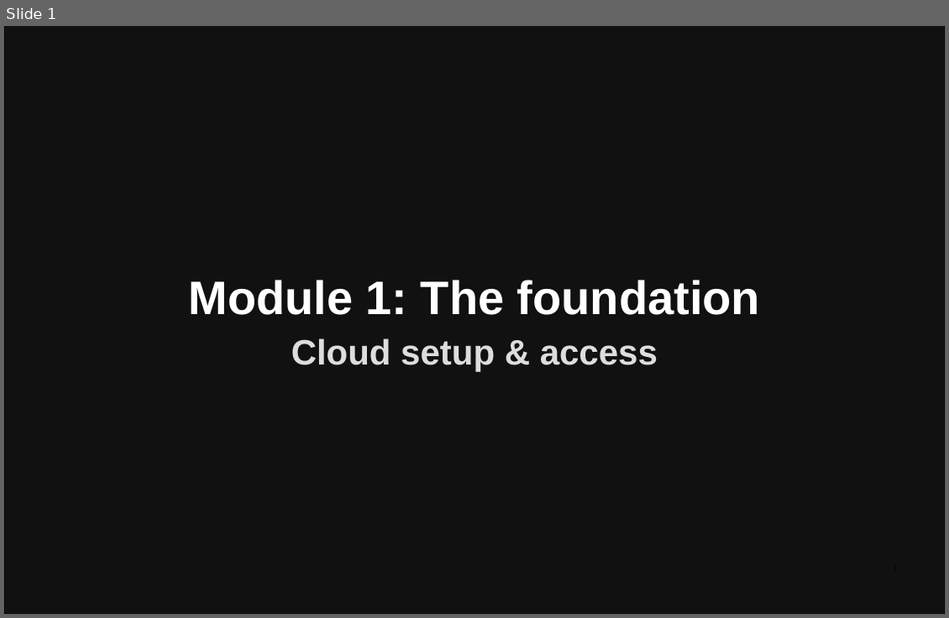
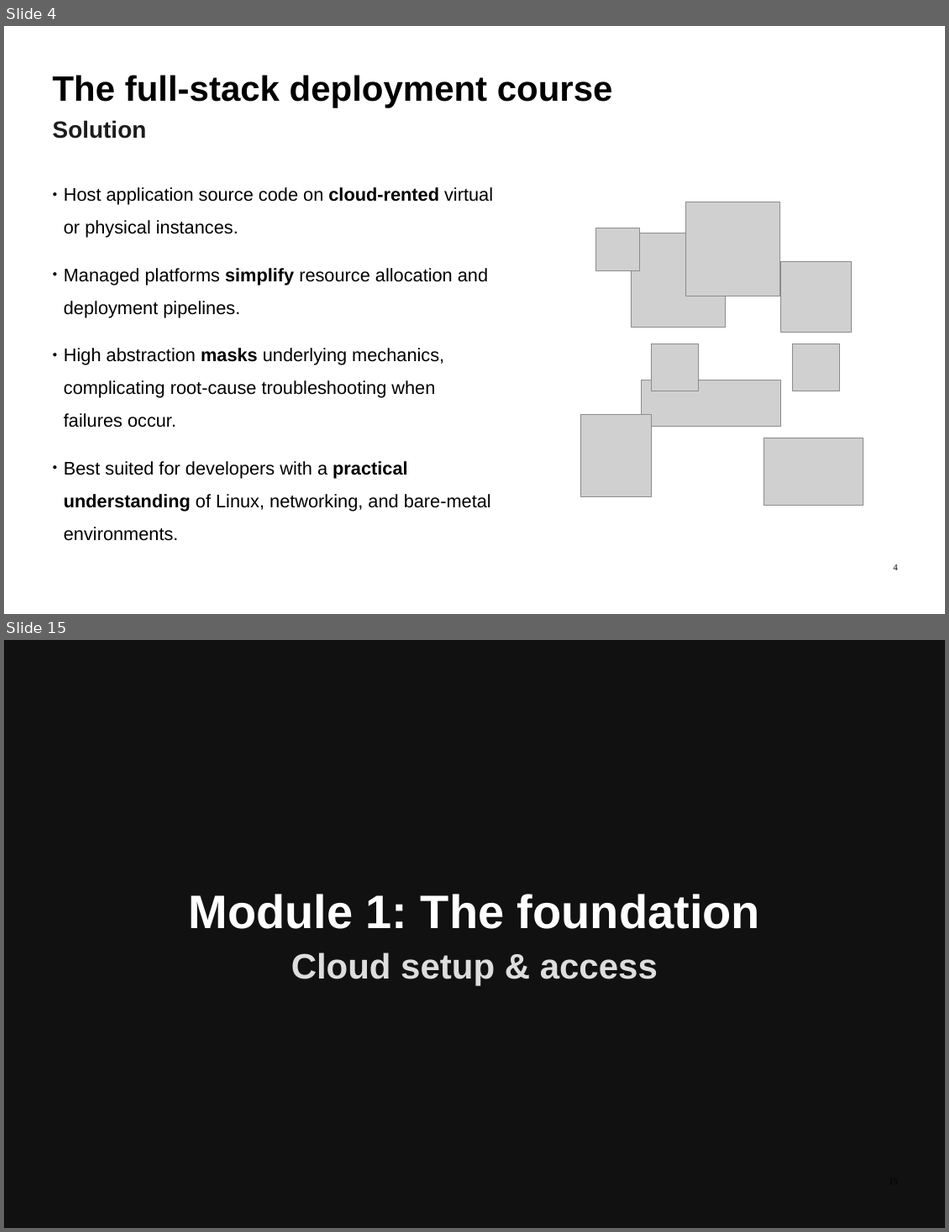
Before and after one commit to ImadSaddik/FullStackDeploymentHandbook, a slide deck: course-assets/slides/full_stack_deployment_guide.odp. Shown one above the other, each under a label of ours: slide 1 before the commit, slides 4 and 15 after it; the slides between them are not shown. The pictures are 949x618 and 949x1232 pixels, drawn with LibreOffice and Linux fonts; fonts in the diff are those of the drawing; grey boxes stand for pictures. Boxes give left, top, right and bottom in pixels: in the first picture for what was removed or moved away, otherwise in the second. Text is boxed around its words. In the diff, an @@ line names an element or a change of style, - is before the commit and + after.

```diff
--- a/course-assets/slides/full_stack_deployment_guide.odp
+++ b/course-assets/slides/full_stack_deployment_guide.odp
@@ slide 4 added at (4, 26, 945, 614), background #FFFFFF @@
@@ text added at (53, 75, 613, 107), 54 pt, text #000000, bold @@
+The full-stack deployment course
@@ text added at (53, 120, 147, 139), 36 pt, text #1C1C1C, bold @@
+Solution
@@ text added at (64, 187, 493, 512), 28 pt, text #000000 @@
+● Host application source code on cloud-rented virtual or physical instances.
+● Managed platforms simplify resource allocation and deployment pipelines.
+● High abstraction masks underlying mechanics, complicating root-cause troubleshooting when failures occur.
+● Best suited for developers with a practical understanding of Linux, networking, and bare-metal environments.
@@ group added at (596, 202, 851, 332): 4 pictures @@
@@ picture added at (651, 344, 698, 391) @@
@@ picture added at (792, 344, 839, 391) @@
@@ picture added at (641, 380, 780, 426) @@
@@ picture added at (580, 414, 651, 496) @@
@@ picture added at (763, 438, 862, 505) @@
@@ page number added at (893, 564, 897, 570), 14 pt, text #000000 @@
+4
@@ what was slide 1 is now slide 15 @@
```
Also in this commit, not shown: 13 other slides added.
